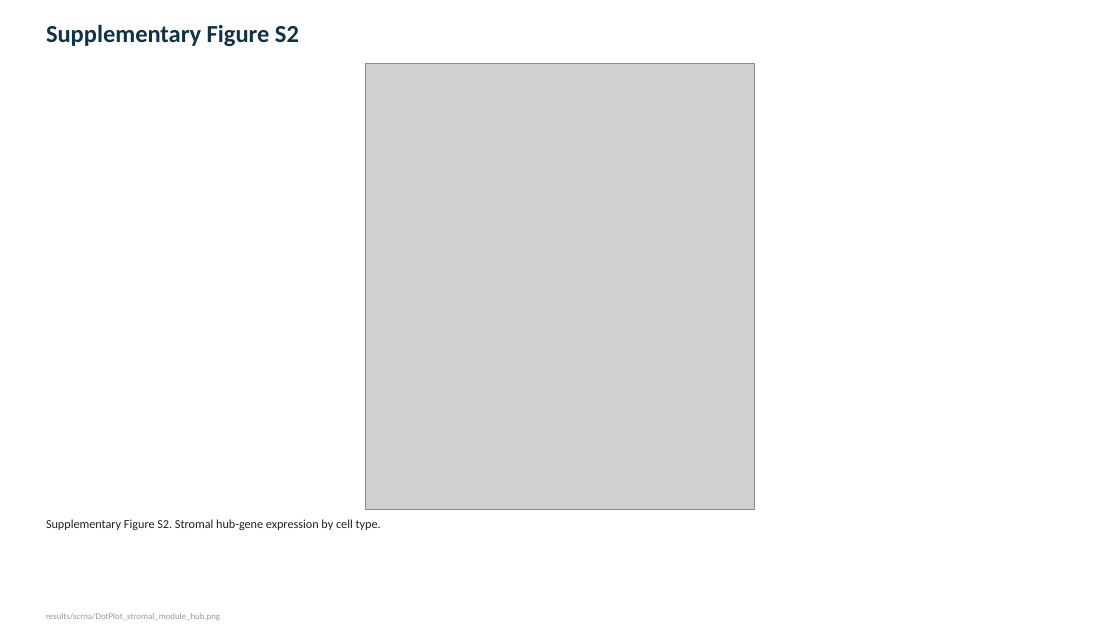
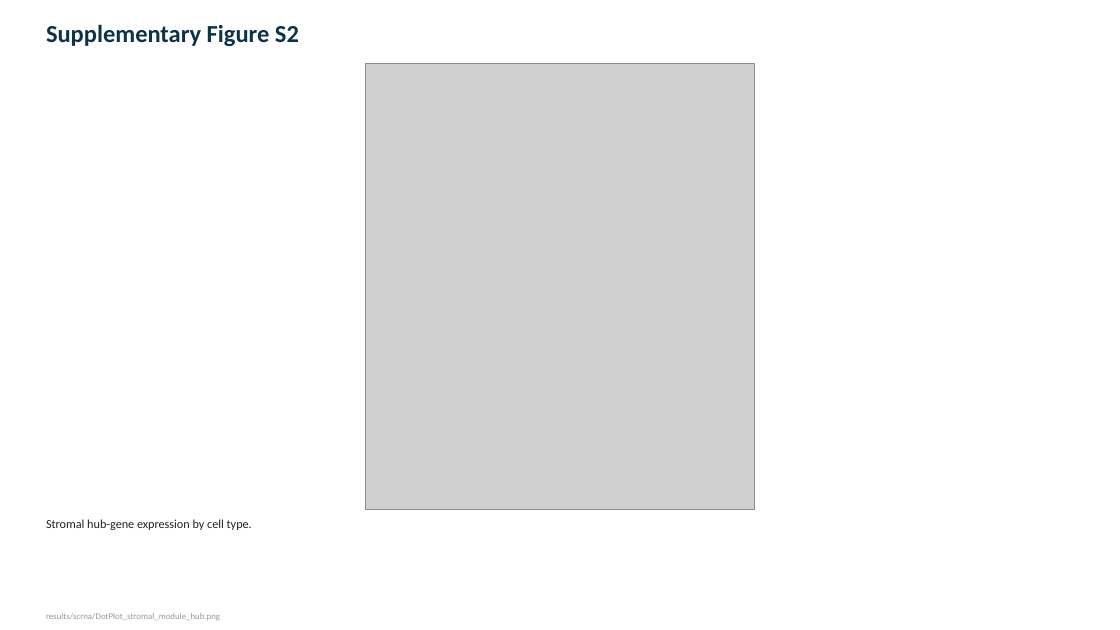
Before and after one commit to sreyacv1/GASTRIC-CANCER, a slide deck: slide 11 of FIGURES.pptx. Drawn at 1120x630 pixels with LibreOffice and Linux fonts; fonts in the diff are those of the drawing; grey boxes stand for pictures. Boxes give left, top, right and bottom in pixels: in the first picture for what was removed or moved away, otherwise in the second. Text is boxed around its words. In the diff, an @@ line names an element or a change of style, - is before the commit and + after.

Commit message:
Sequential figure numbering without letter suffixes; correct S8 caption to CD8 correlation

```diff
--- a/FIGURES.pptx
+++ b/FIGURES.pptx
@@ text at (46, 519, 252, 530): text changed @@
-Supplementary Figure S2. Stromal hub-gene expression by cell type.
+Stromal hub-gene expression by cell type.
```
Also in this commit, not shown: 28 other slides changed, 1 slide removed, 2 other files.
